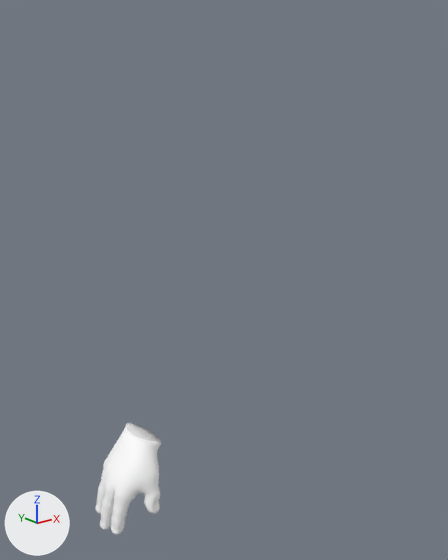
A saved change to the FBX model HelperUnityProject/Assets/Mesh/Hand.fbx.
The view is the same before and after, from a camera (50 mm lens) standing at (-0.682, -1.192, 0.863) and looking at (0.391, 0.149, 0.327). Arrows for +X, +Y and +Z are at lower left; the lights stay in place. Where no turn or scale is listed for an object, it has been applied to the vertices.

The first picture shows 'hand', 'handlid'.
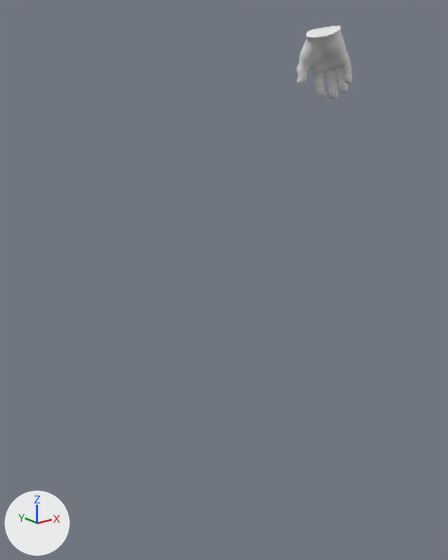
Where the change shows, as pixel boxes [x1, y1, x2, y2] in the pictures (448 x 560 px):
'hand', reshaped, moved, turned: before [95, 423, 161, 535]; after [297, 26, 352, 99]
'handlid', deleted: before [126, 423, 162, 443]
part 1 of me_hand, added: after [306, 26, 341, 37]
part 2 of me_hand, recoloured: before [95, 423, 161, 535]; after [297, 28, 352, 99]

Diff of the bpy script that builds the scene:
```diff
--- a/HelperUnityProject/Assets/Mesh/Hand.fbx.py
+++ b/HelperUnityProject/Assets/Mesh/Hand.fbx.py
@@ me_hand @@
 # used by ob_hand; location = (0.0, 0.0, 0.0); scale = (0.01, 0.01, 0.01)
-me_hand.from_pydata(...)  # 1368 vertices, 2714 faces; spans x -12.4..5.2, y -11.0..6.9, z -17.2..5.1
+me_hand.from_pydata(...)  # 1387 vertices, 2750 faces; spans x -12.4..5.2, y -11.0..6.9, z -17.2..5.1
+# me_hand part 1
+# 19 vertices are added at x -0.2..3.5, y -2.7..2.9, z 2.4..4.2
+# 36 new faces join them
+# me_hand part 2: 2714 faces spanning x -12.4..5.2, y -11.0..6.9, z -17.2..5.1 switch from mat_henryarmsnew (white #ffffff) to no material
@@ ob_handlid @@
-ob_handlid = bpy.data.objects.new('handlid', me_hand_001)
-ob_handlid.location = (0.0, 0.0, 0.0)
@@ ob_hand @@
 ob_hand = bpy.data.objects.new('hand', me_hand)
-ob_hand.location = (0.0, 0.0, 0.0)
+ob_hand.location = (0.917, 0.286, 0.994)
+ob_hand.rotation_euler = (0.061, -0.0214, -2.796)  # degrees (3.5, -1.2, -160)
 ob_hand.scale = (0.01, 0.01, 0.01)
```
